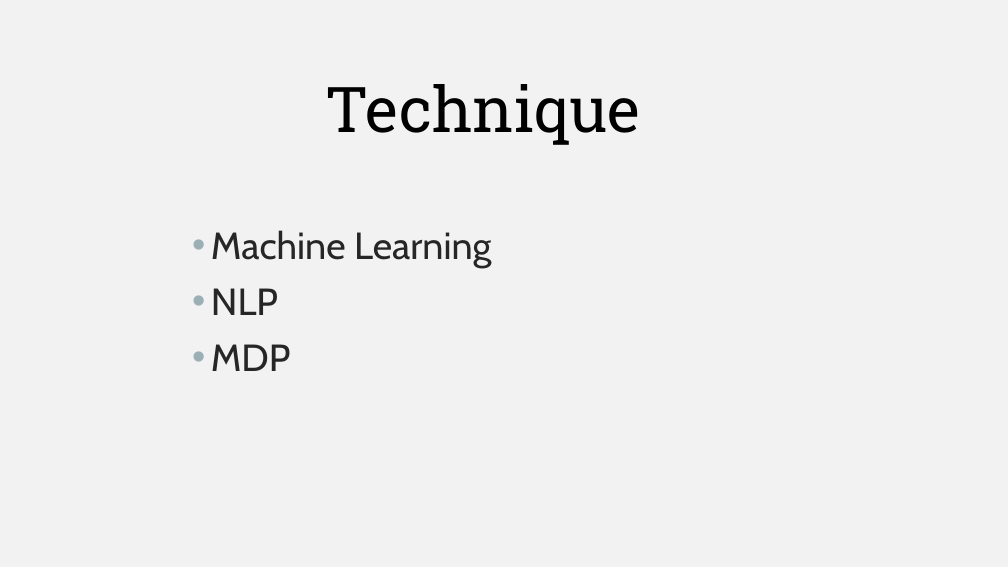
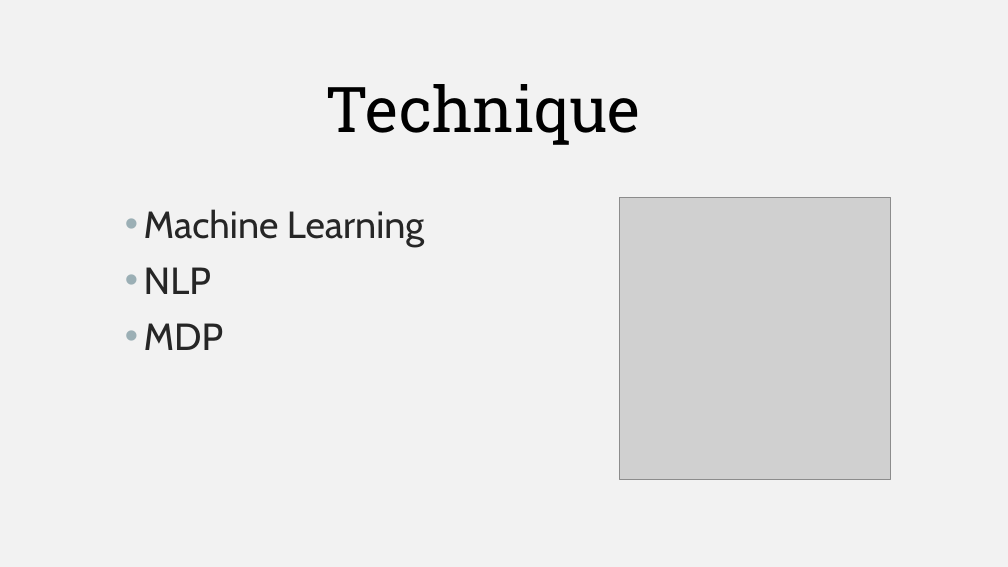
Before and after one commit to ivwangYW/5100CS_Group_Final_Project_Expense-AI, a slide deck: slide 3 of AI Empowered Automated Employee Expense Reimbursement Process.pptx. Drawn at 1008x567 pixels with LibreOffice and Linux fonts; fonts in the diff are those of the drawing; grey boxes stand for pictures. Boxes give left, top, right and bottom in pixels: in the first picture for what was removed or moved away, otherwise in the second. Text is boxed around its words. In the diff, an @@ line names an element or a change of style, - is before the commit and + after.

```diff
--- a/AI Empowered Automated Employee Expense Reimbursement Process.pptx
+++ b/AI Empowered Automated Employee Expense Reimbursement Process.pptx
@@ text "Machine Learning" moved from (x1=211, y1=230, x2=491, y2=371) to (x1=144, y1=209, x2=424, y2=350) @@
@@ picture added at (x1=620, y1=197, x2=892, y2=480) @@
```
Also in this commit, not shown: 7 other slides changed, 3 slides added, 1 slide removed, 3 other files.
